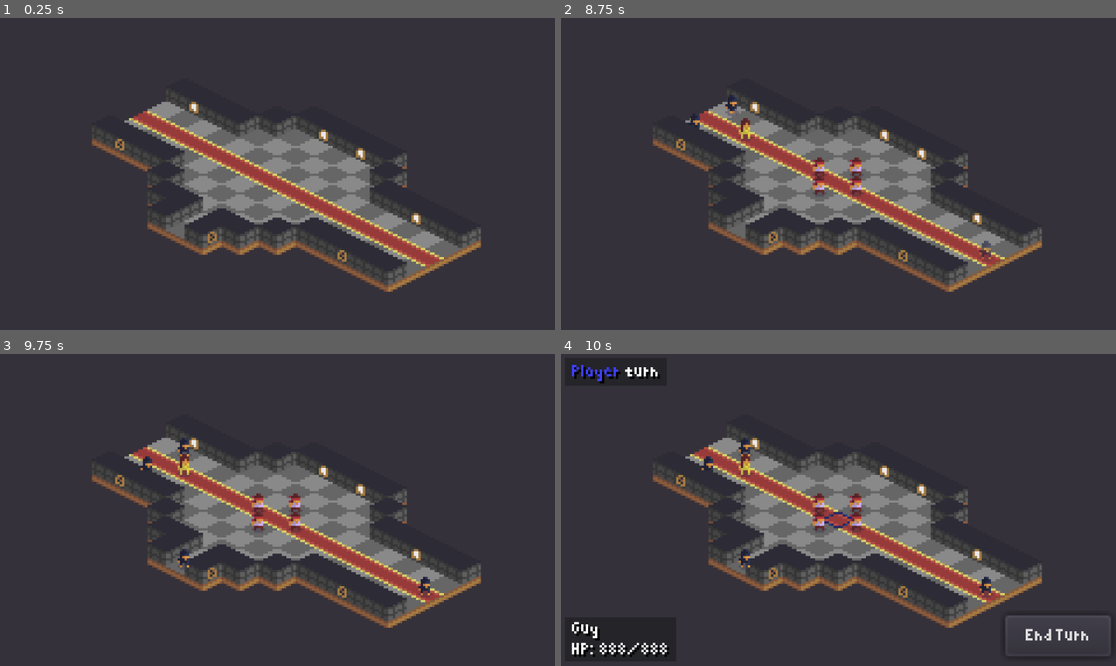
Above: before the commit, frames 1-4 (two rows, left to right).
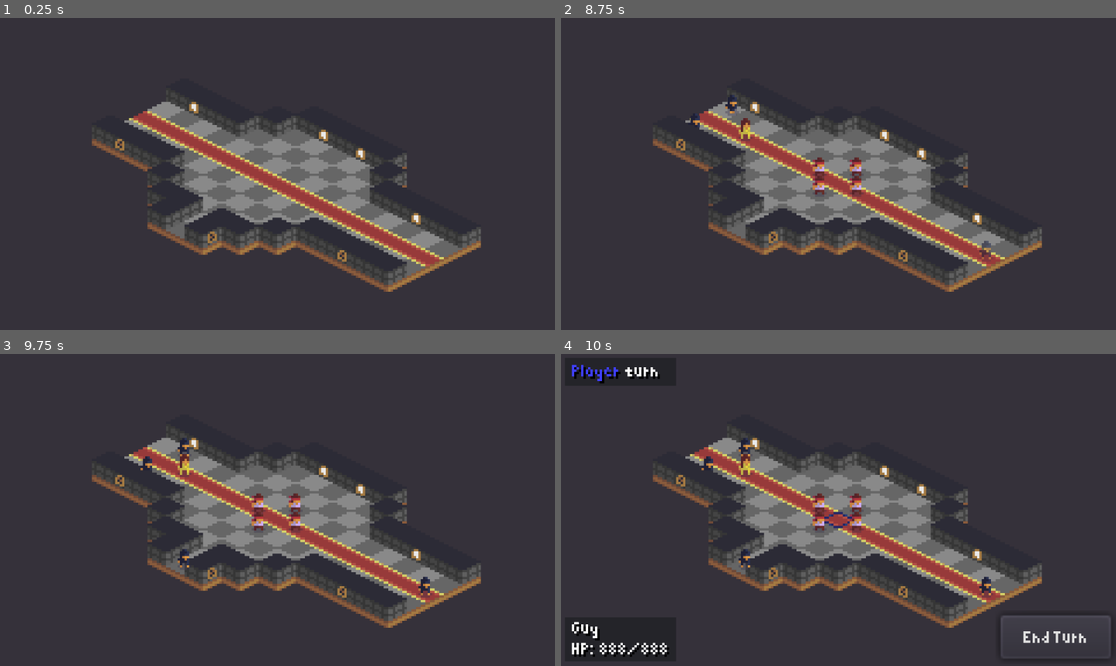
Above: after the commit, the same moments.

Repository: steambap/bit-tactics
Game: Godot game, scene res://scenes/01_castle.tscn
Same seed, same stepped clock (60 frames per second), same inputs: the game is played once before the commit and once after it.
Inputs:
- Up to frame 1 (0.25 s): no input
- Up to frame 2 (8.75 s): tap Enter (ui_accept) at 0.5, 0.77, 1.52, 3.02, 3.77, 4.25, 4.52, 5.75, 6.02, 6.5, 6.77, 7.25, 7.52, 8 s; hold End (ui_end) 0.53-1.28 s; tap End (ui_end) every 1.5 s from 1.35 to 7.35 s; hold End (ui_end) 2.03-2.78 s; hold End (ui_end) 3.53-4.28 s; hold End (ui_end) 5.03-5.78 s; hold End (ui_end) 6.53-7.28 s; hold End (ui_end) from 8.03 s (still down)
- Up to frame 3 (9.75 s): release End (ui_end) at 8.78 s; tap End (ui_end) at 8.85 s; tap Enter (ui_accept) at 9.02 s; hold End (ui_end) from 9.53 s (still down)
- Up to frame 4 (10 s): keep holding End (ui_end); tap Enter (ui_accept) at 9.77 s

Frames 1-3 are identical in both runs. In frame 4, 0.4% of the frame differs, in the area x 79-99%, y 83-98%.

Commit message:
grey out

Diff:
--- a/actors/actor.gd
+++ b/actors/actor.gd
@@ -105,9 +105,9 @@
 
 func set_gray(enable):
 	if enable:
-		set_material(load("res://assets/shaders/black_white.material.tres"))
+		self.modulate.v = 0.5
 	else:
-		set_material(null)
+		self.modulate.v = 1
 
 #THIS WILL RETURN THE PANELS (VECTOR2'S) THIS ACTOR CAN MOVE TO!
 func get_targettable_panels():
@@ -115,21 +115,6 @@
 	var source = get_map_position()#scene.get_terrain().world_to_map(get_pos())
 	#var actors = scene.get_actors()
 	var targettable = []
-	#var actorsPos = []
-
-#	#first of all, let's forbid enemy cells (allies' stay free as they can move through them)
-#	for actor in actors:
-#		#if self, ignore (since an unit can move to its own panel)
-#		if actor == self:
-#			continue
-#
-#		#let's keep track of actors positions to use later!
-#		var ap = actor.get_map_position()#scene.get_terrain().world_to_map(actor.get_pos())
-#		actorsPos.append(ap)
-#
-#		#forbid actor's position if it's from another team
-#		if actor.get_group() != group:
-#			scene.get_mstar().forbidv(ap)
 
 	for x in range(max(1, source.x - attackRange), source.x + attackRange + 1):
 		for y in range(max(1, source.y - attackRange), source.y + attackRange + 1):
--- a/nodes/battle_manager.gd
+++ b/nodes/battle_manager.gd
@@ -62,20 +62,9 @@
 
 func _input(ev):
 	if ev.is_action_pressed("ui_end"):
-		ev.set_input_as_handled()
+
 		if turn == 0:
-			set_turn(1)
-			activate(false)
-			get_node("userInterface/BBBB/turnPanel/turn").set_text(str(get_turn_name(turn)))
-
-			if turn == 0:
-				get_node("userInterface/BBBB/turnPanel/turn").set("custom_colors/font_color", Color(0.25, 0.25, 1.0, 1.0))
-			else:
-				get_node("userInterface/BBBB/turnPanel/turn").set("custom_colors/font_color", Color(1.0, 0.25, 0.25, 1.0))
-
-			print("Turn has changed to ", turn)
-
-			enemyAI.start()
+			next_turn()
 			get_tree().set_input_as_handled()
 
 func get_scene():
@@ -140,4 +129,16 @@
 	activate(true)
 	get_cursor().show()
 	get_cursor().activate(true)
-	pass # replace with function body
+
+func _on_next_turn_pressed():
+	next_turn()
+
+func next_turn():
+	set_turn(1)
+	activate(false)
+	$ui/BBBB/turn_panel/turn.set_text(str(get_turn_name(turn)))
+	$ui/BBBB/turn_panel/turn.set("custom_colors/font_color", Color(1.0, 0.25, 0.25, 1.0))
+
+	print("Turn has changed to ", turn)
+
+	enemyAI.start()
--- a/nodes/battle_manager.tscn
+++ b/nodes/battle_manager.tscn
@@ -198,7 +198,7 @@
 [node name="turn_panel" type="Panel" parent="ui/BBBB"]
 margin_left = 2.0
 margin_top = 2.0
-margin_right = 46.0
+margin_right = 50.0
 margin_bottom = 14.0
 size_flags_horizontal = 2
 size_flags_vertical = 2
@@ -252,14 +252,18 @@
 anchor_top = 1.0
 anchor_right = 1.0
 anchor_bottom = 1.0
-margin_left = -48.0
+margin_left = -50.0
 margin_top = -22.0
 margin_right = -2.0
-margin_bottom = -4.0
+margin_bottom = -3.0
 size_flags_horizontal = 0
 size_flags_vertical = 0
 custom_fonts/font = SubResource( 8 )
 text = "End Turn"
+__meta__ = {
+"_edit_use_anchors_": false
+}
 [connection signal="has_found_an_actor" from="." to="ui/BEBE/actor_info" method="_on_battle_has_found_an_actor"]
 [connection signal="has_clicked" from="cursor" to="." method="_on_cursor_has_clicked"]
 [connection signal="has_moved" from="cursor" to="." method="_on_cursor_has_moved"]
+[connection signal="pressed" from="ui/turn_control/next_turn" to="." method="_on_next_turn_pressed"]
